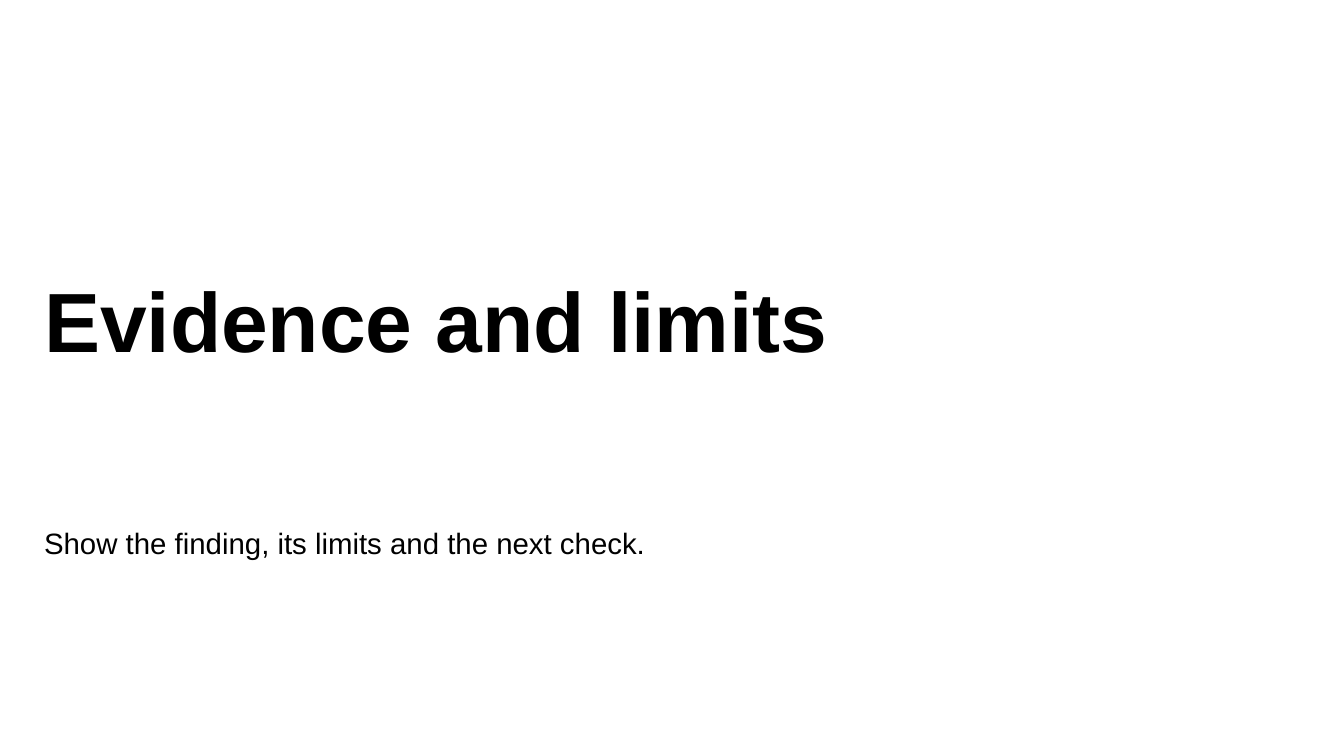
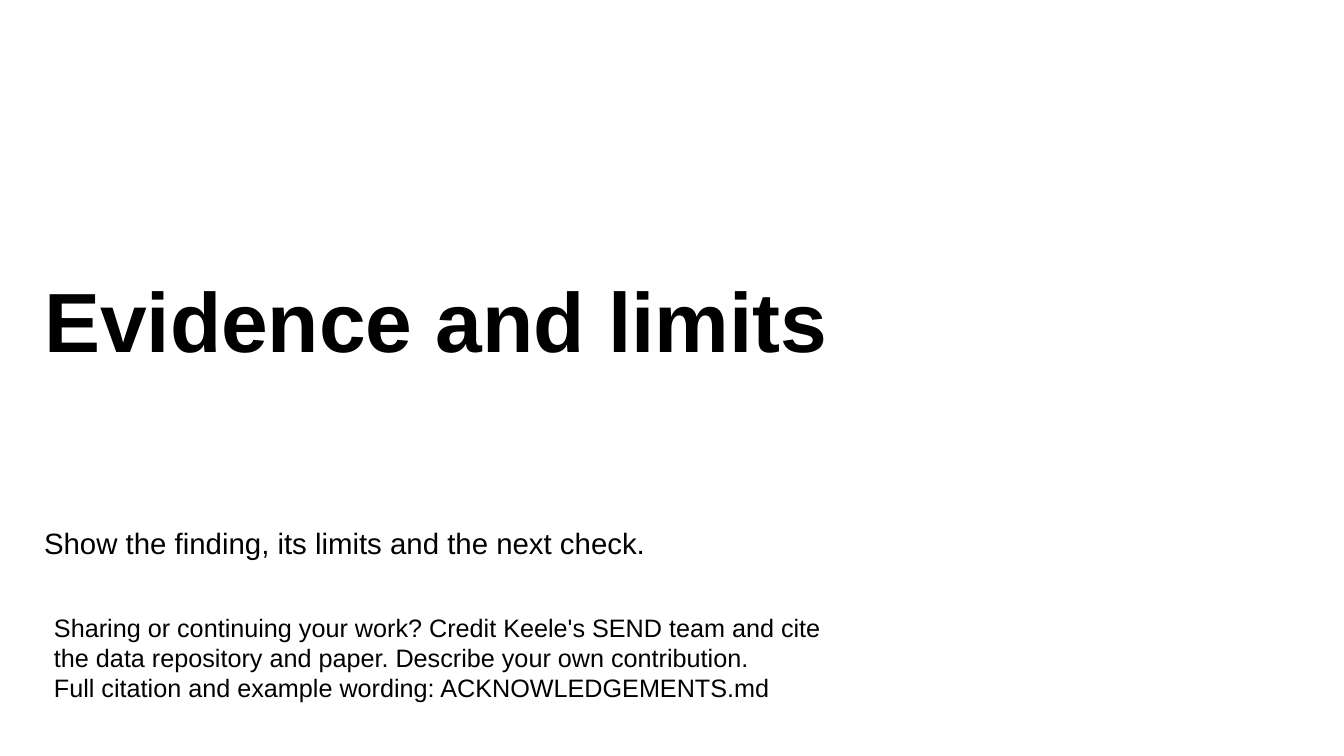
Before and after one commit to SENDatKeele/ERA-event, a slide deck: slide 8 of slides/ERA-Hackathon-Data-Briefing.pptx. Drawn at 1344x756 pixels with LibreOffice and Linux fonts; fonts in the diff are those of the drawing. Boxes give left, top, right and bottom in pixels: in the first picture for what was removed or moved away, otherwise in the second. Text is boxed around its words. In the diff, an @@ line names an element or a change of style, - is before the commit and + after.

```diff
--- a/slides/ERA-Hackathon-Data-Briefing.pptx
+++ b/slides/ERA-Hackathon-Data-Briefing.pptx
@@ text added at [54,618,820,703], 18 pt, text #000000 @@
+Sharing or continuing your work? Credit Keele's SEND team and cite
+the data repository and paper. Describe your own contribution.
+Full citation and example wording: ACKNOWLEDGEMENTS.md
```
Also in this commit, not shown: 3 other slides changed, 8 other files.
